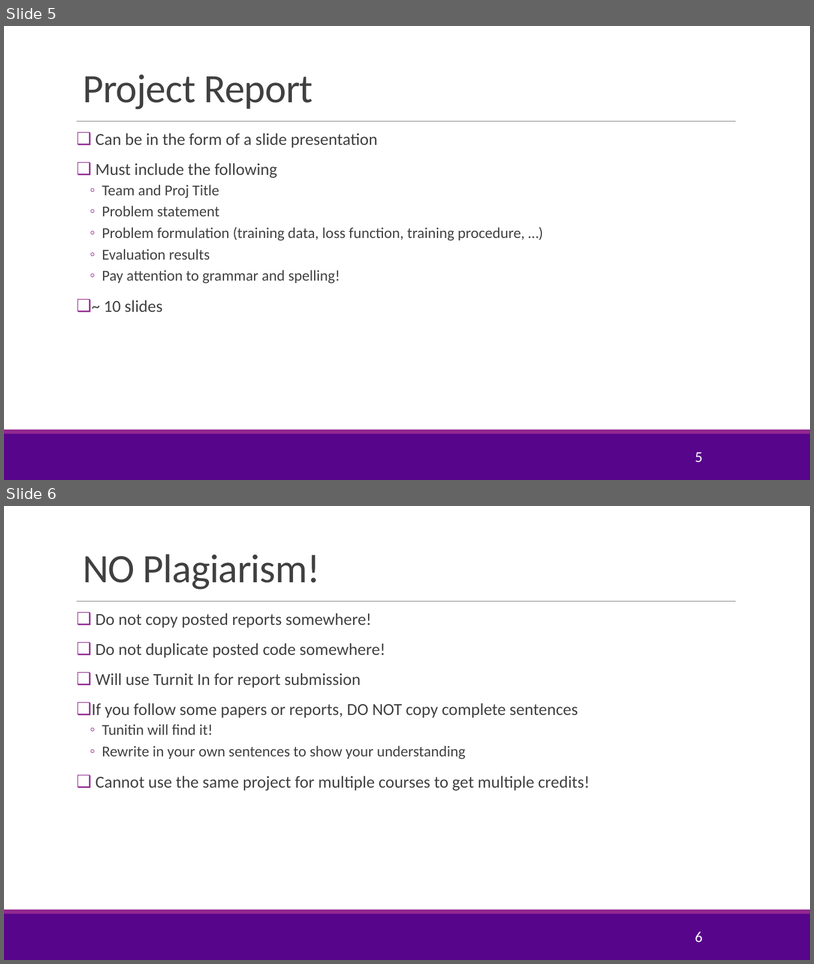
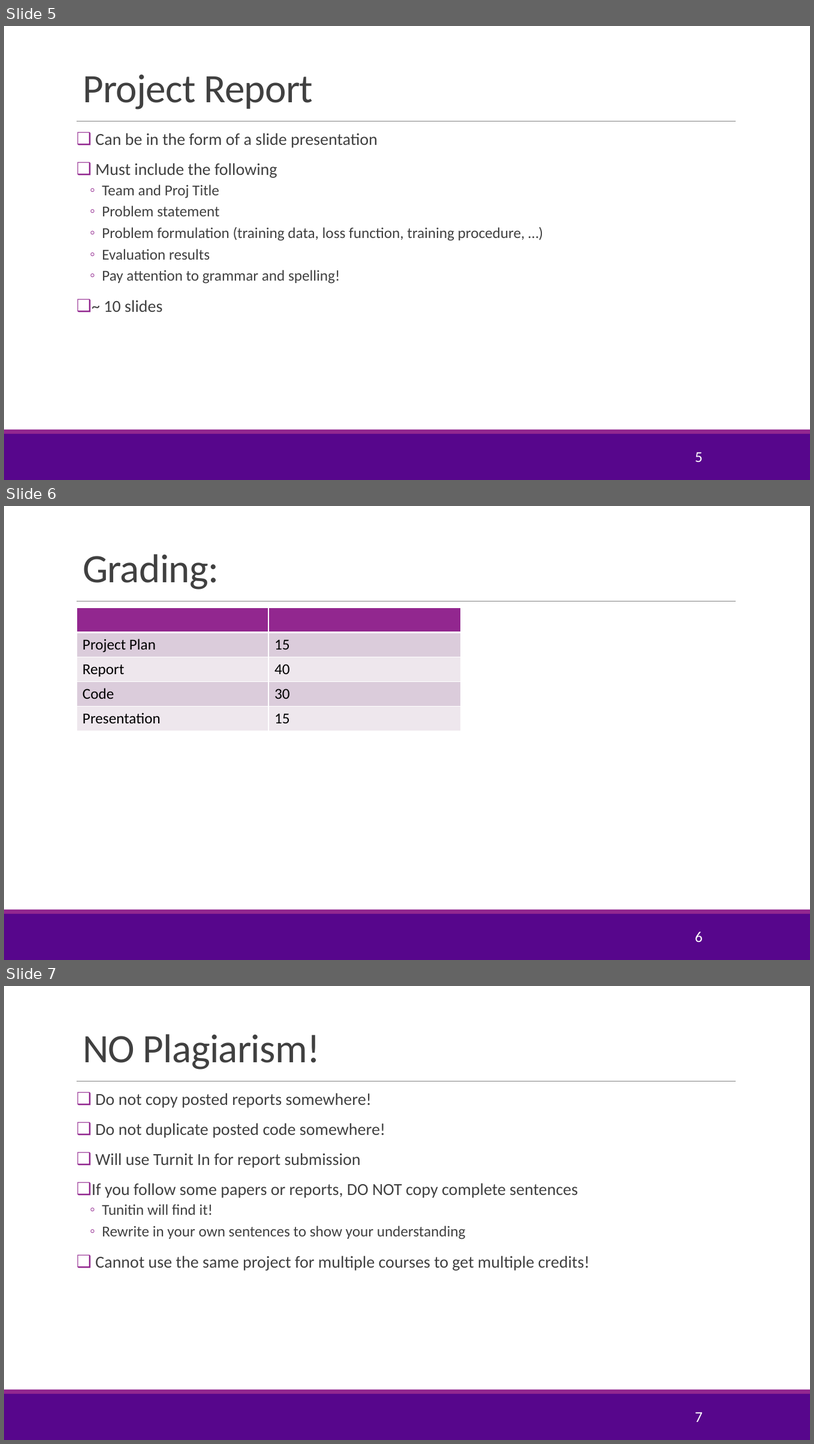
Before and after one commit to GusSand/introml, a slide deck: lectures/ProjGuideline_F19.pptx. Shown one above the other, each under a label of ours: slides 5 and 6 before the commit, slides 5, 6 and 7 after it. The pictures are 814x964 and 814x1444 pixels, drawn with LibreOffice and Linux fonts; fonts in the diff are those of the drawing; background and template pictures are left out. Boxes give left, top, right and bottom in pixels: in the first picture for what was removed or moved away, otherwise in the second. Text is boxed around its words. In the diff, an @@ line names an element or a change of style, - is before the commit and + after.

```diff
--- a/lectures/ProjGuideline_F19.pptx
+++ b/lectures/ProjGuideline_F19.pptx
@@ slide 6 added at [4,506,810,960], background #FFFFFF; not listed: 3 template elements that a slide beside it also shows @@
@@ title added at [83,554,219,589], 48 pt, text #404040 @@
+Grading:
@@ table added at [77,607,461,730], 5 rows, 2 columns @@
+ | 
+Project Plan | 15
+Report | 40
+Code | 30
+Presentation | 15
@@ page number added at [695,931,703,942], 18 pt, text #FFFFFF @@
+6
@@ what was slide 6 is now slide 7 @@
@@ page number at [695,1411,703,1422]: text changed @@
-6
+7
```
Also in this commit, not shown: 1 slide changed, 12 other files.
